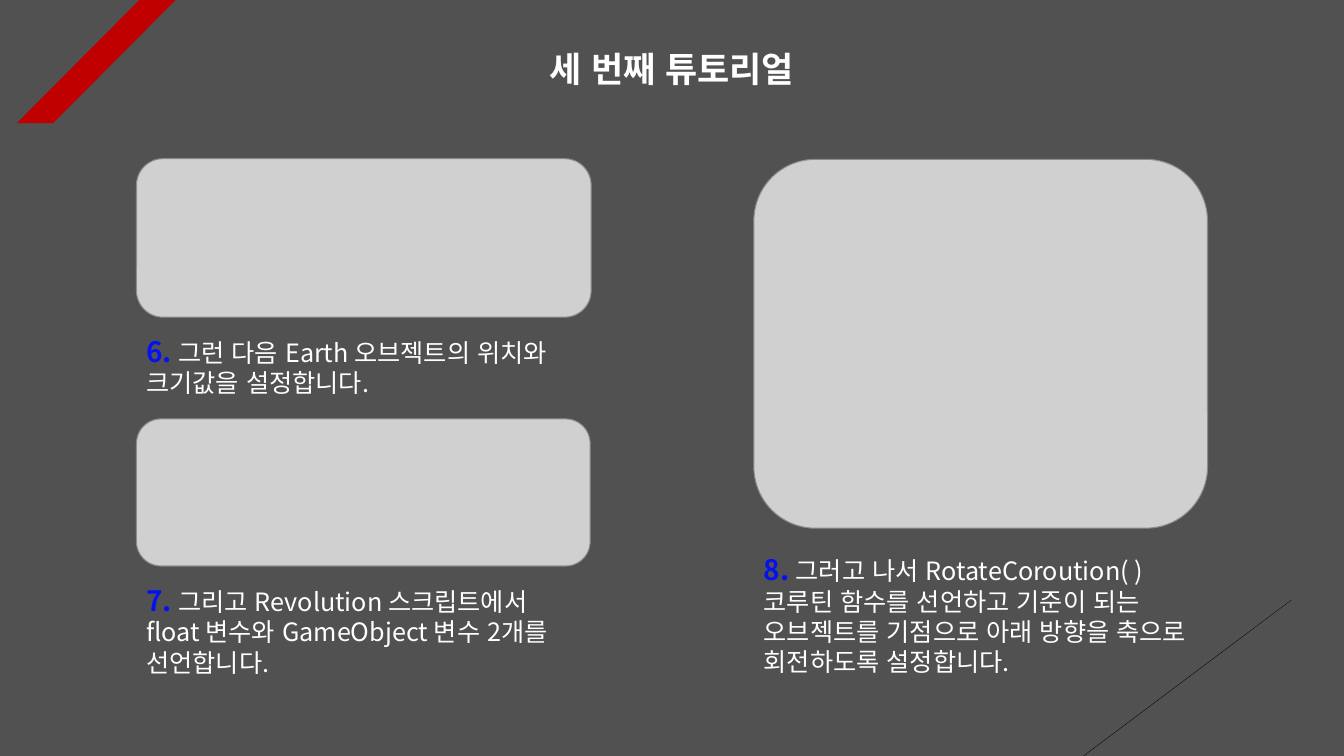
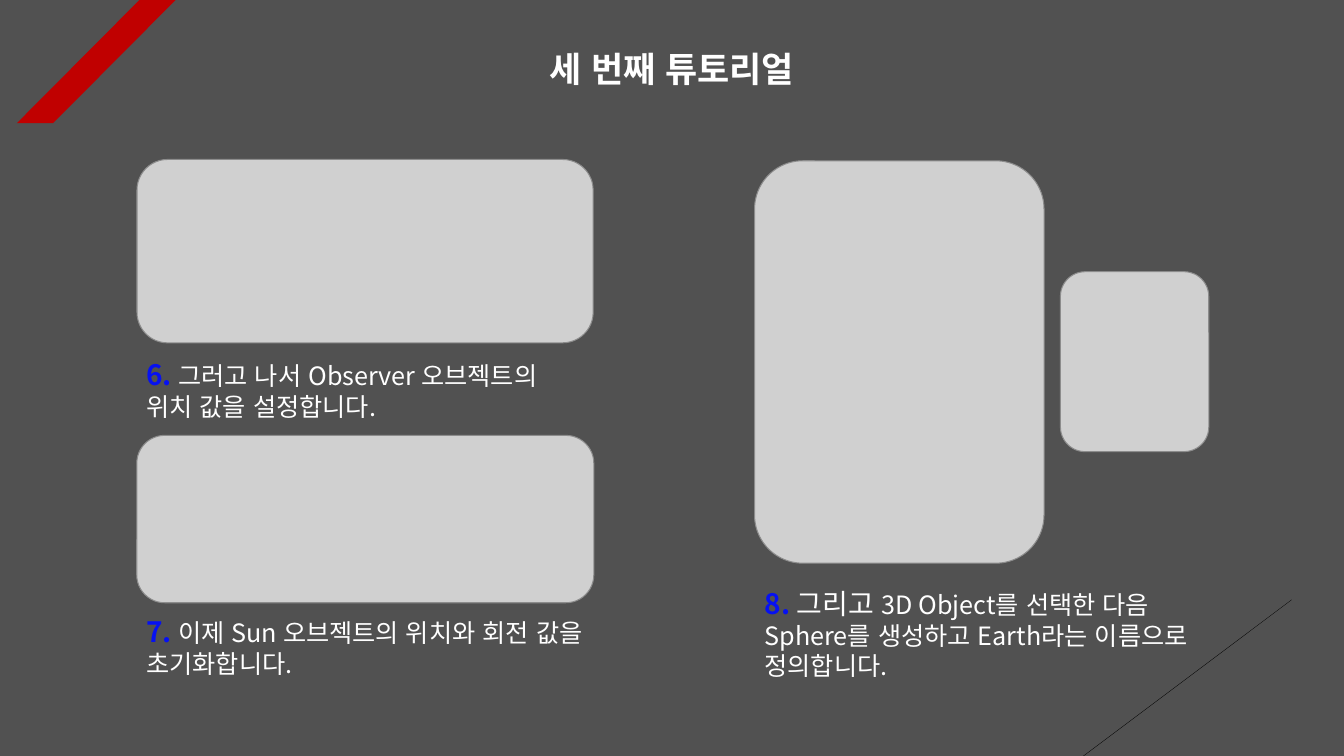
Before and after one commit to Unity2033/3D-UnityEngine, a slide deck: slide 3 of Assets/Rotation/PPT Data/Rotation Example.pptx (slide 4 before the commit). Drawn at 1344x756 pixels with LibreOffice and Linux fonts; fonts in the diff are those of the drawing; grey boxes stand for pictures. Boxes give left, top, right and bottom in pixels: in the first picture for what was removed or moved away, otherwise in the second. Text is boxed around its words. In the diff, an @@ line names an element or a change of style, - is before the commit and + after.

Commit message:
Unity Version Update
- Add a system that looks at a
  specified object at a specific time

- Sky box Placement

- Set to call a coroutine function
  when viewed by the camera

- Each PPT data update

- Add and delete resource data

```diff
--- a/Assets/Rotation/PPT Data/Rotation Example.pptx
+++ b/Assets/Rotation/PPT Data/Rotation Example.pptx
@@ picture: place and size @@
-picture at [136, 158, 591, 317]
+picture at [137, 159, 594, 343]
@@ picture: place and size @@
-picture at [754, 159, 1208, 528]
+picture at [755, 161, 1045, 564]
@@ picture added at [1061, 272, 1209, 453] @@
@@ text at [146, 364, 537, 418]: text changed @@
-6. 그런 다음 Earth 오브젝트의 위치와 크기값을 설정합니다.
+6. 그러고 나서 Observer 오브젝트의 위치 값을 설정합니다.
@@ picture: place and size @@
-picture at [136, 419, 590, 567]
+picture at [137, 436, 594, 603]
@@ text at [765, 591, 1188, 677]: text changed @@
-8. 그러고 나서 RotateCoroution( ) 코루틴 함수를 선언하고 기준이 되는 오브젝트를 기점으로 아래 방향을 축으로 회전하도록 설정합니다.
+8. 그리고 3D Object를 선택한 다음 Sphere를 생성하고 Earth라는 이름으로 정의합니다.
@@ text at [146, 621, 582, 675]: text changed @@
-7. 그리고 Revolution 스크립트에서 float 변수와 GameObject 변수 2개를 선언합니다.
+7. 이제 Sun 오브젝트의 위치와 회전 값을 초기화합니다.
```
Also in this commit, not shown: 6 other slides changed, 1 slide added, 8 slides removed, 43 other files.
